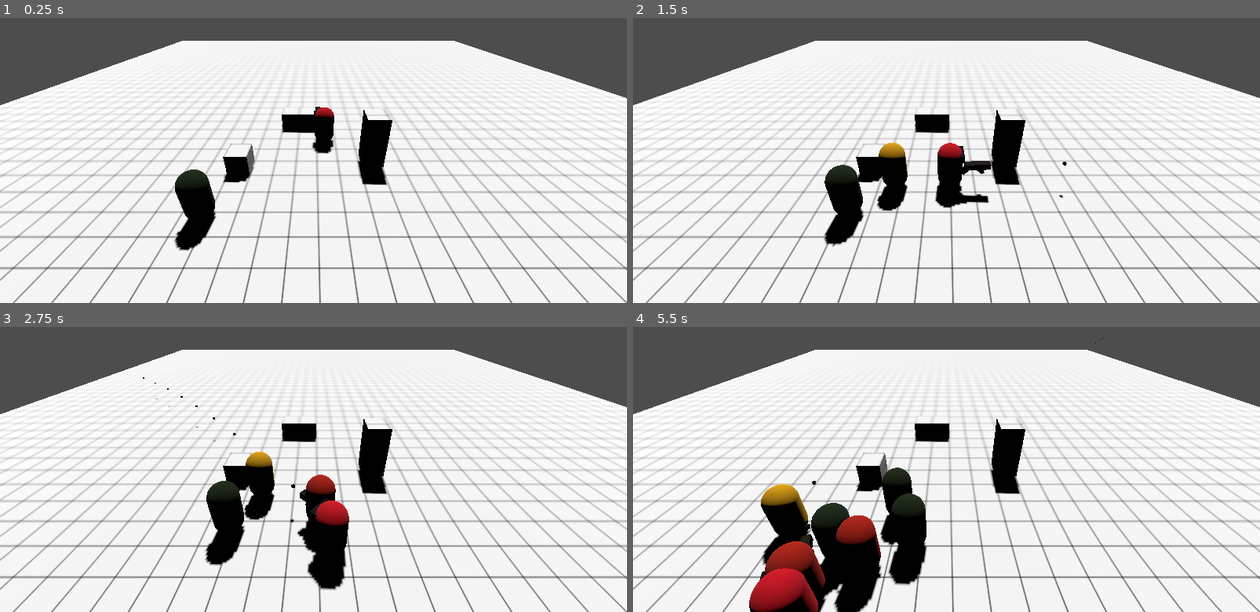
Above: before the commit, frames 1-4 (two rows, left to right).
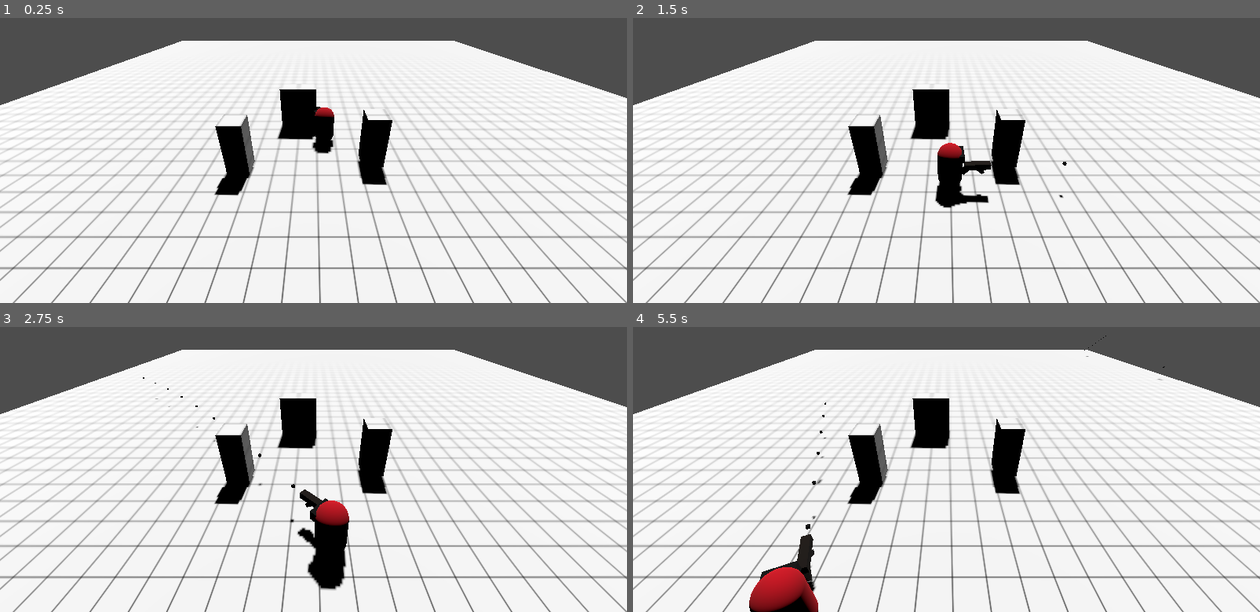
Above: after the commit, the same moments.

Repository: npoy/3d-roguelike-poc
Game: Godot game, scene res://level.tscn
Two runs of this game, one before a commit and one after it. Both use one fixed random seed, a clock stepped at 60 frames per second and the inputs below.
Inputs (mouse positions are in pixels of both pictures, inside the frame that each line leads up to):
- Up to frame 1 (0.25 s): no input
- Up to frame 2 (1.5 s): tap Enter (ui_accept) at 0.5, 0.77 s; move the mouse to (915, 197) at 0.52 s; press the mouse at (915, 197) at 0.53 s; hold Up (ui_up) from 0.53 s (still down); move the mouse to (1134, 180) at 1.27 s; release the mouse at (1134, 180) at 1.28 s; click (1134, 180) at 1.35 s
- Up to frame 3 (2.75 s): tap Enter (ui_accept) at 1.52 s; move the mouse to (125, 384) at 2.02 s; release Up (ui_up) at 2.03 s; press the mouse at (125, 384) at 2.03 s; hold Left (ui_left) from 2.03 s (still down)
- Up to frame 4 (5.5 s): move the mouse to (977, 435) at 2.77 s; release the mouse at (977, 435) at 2.78 s; click (977, 435) at 2.85 s; tap Enter (ui_accept) at 3.02, 3.77, 4.52 s; move the mouse to (852, 346) at 3.52 s; release Left (ui_left) at 3.53 s; press the mouse at (852, 346) at 3.53 s; hold Down (ui_down) 3.53-4.28 s; move the mouse to (1084, 418) at 4.27 s; release the mouse at (1084, 418) at 4.28 s; hold Right (ui_right) 4.28-5.03 s; click (1084, 418) at 4.35 s; move the mouse to (821, 452) at 5.02 s; press the mouse at (821, 452) at 5.03 s; hold Up (ui_up) from 5.03 s (still down)

The runs differ from the first frame. In frame 1, 2.8% of the frame differs, in the area x 27-51%, y 24-82%; in frame 2, 3.5%; in frame 3, 4.0%; in frame 4, 9.0%, in the area x 20-85%, y 6-100%.

Commit message:
Fix enemy attack when it is inside of the attack radius and fixing bullet collisions with walls -WIP-

Diff:
--- a/Scripts/spawner.gd
+++ b/Scripts/spawner.gd
@@ -9,7 +9,7 @@
 
 # Called when the node enters the scene tree for the first time.
 func _ready():
-	start_wave()
+	#start_wave()
 	pass
 
 func start_wave() -> void:
--- a/bullet.gd
+++ b/bullet.gd
@@ -20,6 +20,11 @@
 	queue_free()
 
 func _on_area_3d_body_entered(body: Node3D):
+	"""
+		TODO: Update bullet to be a PhysicsBody3D and apply collision (move by motion)
+		instead of Area3D that just translate on axis
+	"""
+	print_debug("test")
 	queue_free()
 
 	"""
--- a/enemy.gd
+++ b/enemy.gd
@@ -78,6 +78,9 @@
 			"""
 			velocity = current_agent_position.direction_to(next_path_position) * movement_speed
 			move_and_slide()
+			# Same as a on body entered signal. Alternative to validate entering and leaving the zone
+			if $AttackRadius.overlaps_body(player):
+				attack()
 		state.ATTACKING:
 			move_and_attack()
 		state.RETURNING:
@@ -107,20 +110,19 @@
 func _on_stats_died():
 	queue_free()
 
-func _on_AttackRadius_body_entered(body):
-	if body == player:
-		attack_target = player.global_position
-		return_target = global_position
-		current_state = state.ATTACKING
-		$MeshInstance3D.set_surface_override_material(0, attack_material)
-		toggle_enemies_collision(false)
+#func _on_AttackRadius_body_entered(body):
+func attack():
+	#if body == player:
+	attack_target = player.global_position
+	return_target = global_position
+	current_state = state.ATTACKING
+	$MeshInstance3D.set_surface_override_material(0, attack_material)
+	toggle_enemies_collision(false)
 
 """
 	TODO: Validate since 2nd attack does not work if player does not go out of the zone before
 	is this signal useful?
 """
-func _on_attack_radius_body_exited(body):
-	pass # Replace with function body.
 
 func _on_attack_timer_timeout():
 	current_state = state.SEEKING
--- a/enemy.tscn
+++ b/enemy.tscn
@@ -44,6 +44,4 @@
 one_shot = true
 
 [connection signal="died" from="Stats" to="." method="_on_stats_died"]
-[connection signal="body_entered" from="AttackRadius" to="." method="_on_AttackRadius_body_entered"]
-[connection signal="body_exited" from="AttackRadius" to="." method="_on_attack_radius_body_exited"]
 [connection signal="timeout" from="AttackTimer" to="." method="_on_attack_timer_timeout"]
--- a/level.tscn
+++ b/level.tscn
@@ -16,8 +16,6 @@
 script = ExtResource("1_n2rh3")
 
 [node name="Player" parent="." instance=ExtResource("3_wcndh")]
-
-[node name="Enemy" parent="." instance=ExtResource("2_xk1of")]
 
 [node name="DirectionalLight3D" type="DirectionalLight3D" parent="."]
 transform = Transform3D(-0.997682, -0.0309914, 0.0605834, 0.040698, 0.441777, 0.896201, -0.0545389, 0.896589, -0.439492, 4.55409, 5.11564, -13.576)
@@ -38,7 +36,7 @@
 material = ExtResource("4_shh42")
 
 [node name="CSGBox3D" type="CSGBox3D" parent="Navigation"]
-transform = Transform3D(1, 0, 0, 0, 1, 0, 0, 0, 1, 0.989, 1, -3.009)
+transform = Transform3D(1, 0, 0, 0, 4.02429, 0, 0, 0, 1, 0.989, 1, -3.009)
 use_collision = true
 material = ExtResource("4_shh42")
 
@@ -48,7 +46,7 @@
 material = ExtResource("4_shh42")
 
 [node name="CSGBox3D3" type="CSGBox3D" parent="Navigation"]
-transform = Transform3D(1.99432, 0, 0, 0, 1, 0, 0, 0, 0.977209, 3.493, 1, -6.997)
+transform = Transform3D(1.99432, 0, 0, 0, 3.99034, 0, 0, 0, 0.977209, 3.493, 1, -6.997)
 use_collision = true
 material = ExtResource("4_shh42")
 
